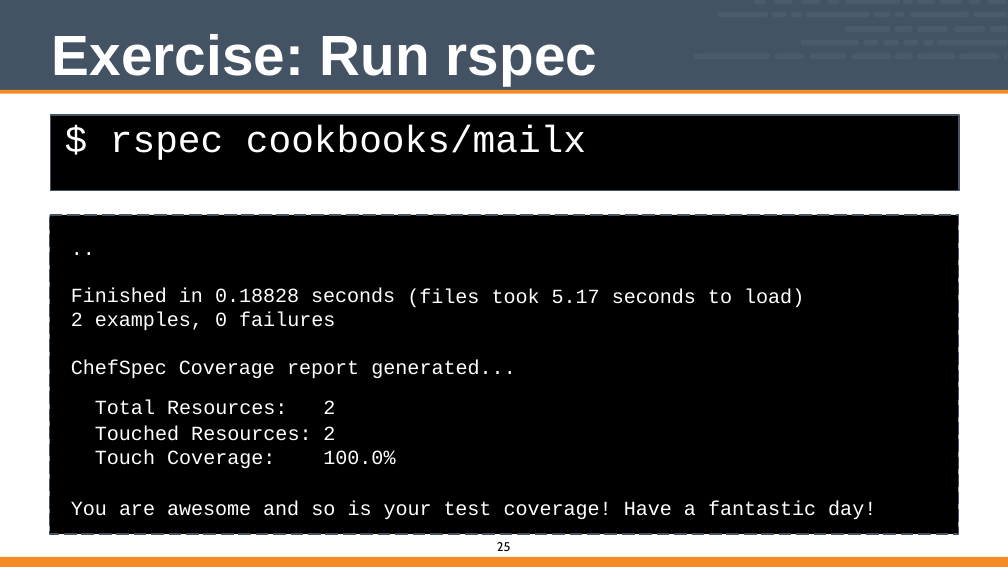
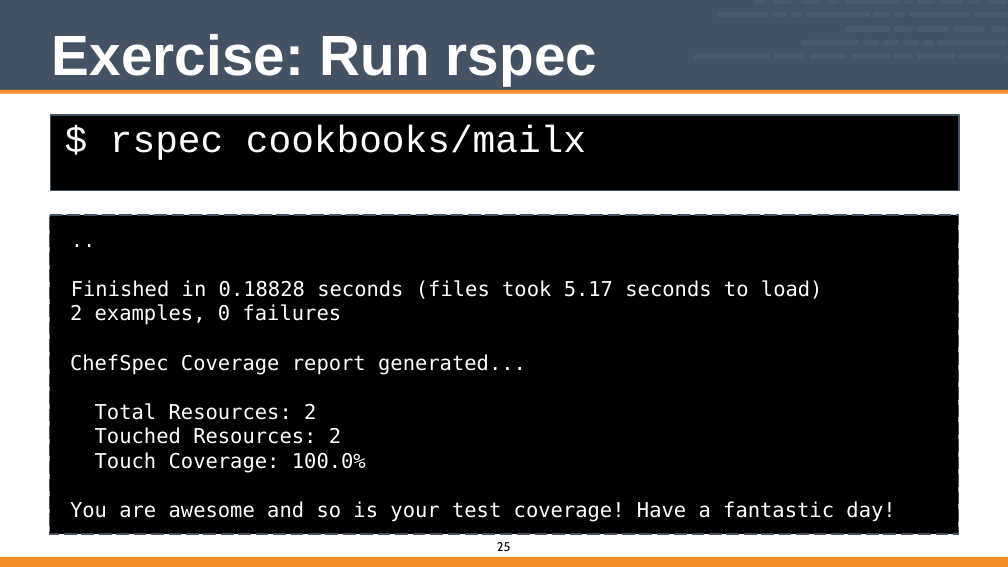
Before and after one commit to vinyar/chef-intermediate, a slide deck: slide 25 of Modules/12-Chef_Intermediate.pptx. Drawn at 1008x567 pixels with LibreOffice and Linux fonts; fonts in the diff are those of the drawing. Boxes give left, top, right and bottom in pixels: in the first picture for what was removed or moved away, otherwise in the second. Text is boxed around its words. In the diff, an @@ line names an element or a change of style, - is before the commit and + after.

```diff
--- a/Modules/12-Chef_Intermediate.pptx
+++ b/Modules/12-Chef_Intermediate.pptx
@@ text removed at (x1=70, y1=236, x2=96, y2=257) @@
-..
@@ text added at (x1=70, y1=280, x2=895, y2=522), 26 pt, text #FFFFFF @@
+..
+Finished in 0.18828 seconds (files took 5.17 seconds to load)
+2 examples, 0 failures
+ChefSpec Coverage report generated...
+Total Resources: 2
+Touched Resources: 2
+Touch Coverage: 100.0%
+You are awesome and so is your test coverage! Have a fantastic day!
@@ text removed at (x1=71, y1=288, x2=203, y2=331) @@
-Finished in
-2 examples,
@@ text removed at (x1=215, y1=288, x2=395, y2=327) @@
-0.18828 seconds
-0 failures
@@ text removed at (x1=407, y1=288, x2=479, y2=308) @@
-(files
@@ text removed at (x1=492, y1=288, x2=540, y2=304) @@
-took
@@ text removed at (x1=552, y1=289, x2=600, y2=304) @@
-5.17
@@ text removed at (x1=612, y1=288, x2=696, y2=304) @@
-seconds
@@ text removed at (x1=708, y1=288, x2=804, y2=308) @@
-to load)
@@ text removed at (x1=71, y1=359, x2=275, y2=379) @@
-ChefSpec Coverage
@@ text removed at (x1=371, y1=359, x2=515, y2=378) @@
-generated...
@@ text removed at (x1=287, y1=360, x2=359, y2=379) @@
-report
@@ table removed at (x1=93, y1=398, x2=398, y2=473), 3 rows, 2 columns @@
-Total Resources: | 2
-Touched Resources: | 2
-Touch Coverage: | 100.0%
@@ text removed at (x1=71, y1=501, x2=251, y2=516) @@
-You are awesome
@@ text removed at (x1=263, y1=501, x2=432, y2=519) @@
-and so is your
@@ text removed at (x1=444, y1=501, x2=492, y2=516) @@
-test
@@ text removed at (x1=504, y1=501, x2=612, y2=519) @@
-coverage!
@@ text removed at (x1=624, y1=501, x2=672, y2=516) @@
-Have
@@ text removed at (x1=684, y1=501, x2=816, y2=516) @@
-a fantastic
@@ text removed at (x1=828, y1=501, x2=876, y2=519) @@
-day!
```
Also in this commit, not shown: 17 other slides changed.
